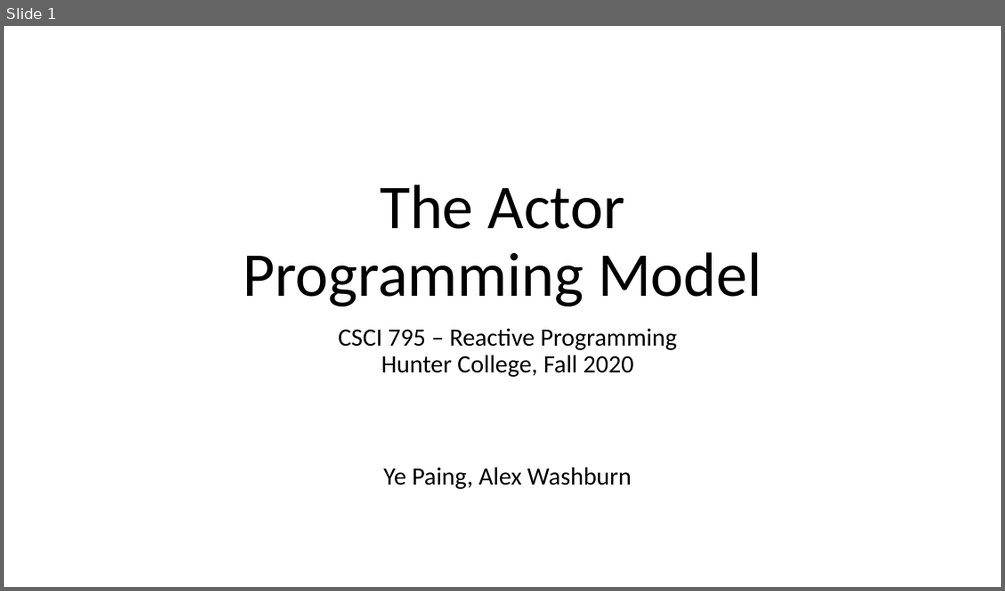
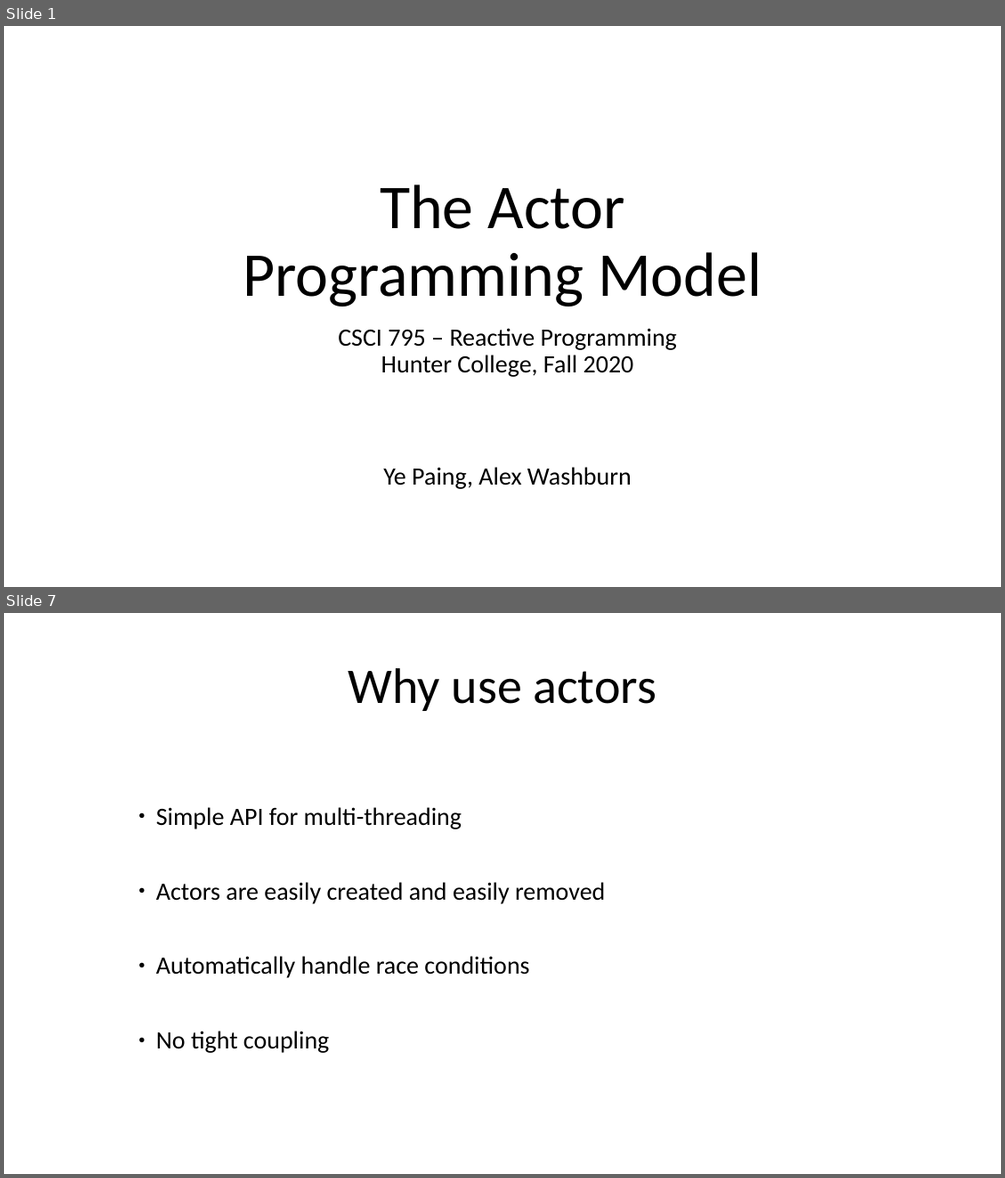
Before and after one commit to CSCI-49380-79526-Reactive-Programming/CSCI795_ReactiveProg_Project_Twitter_Stream_Scoring, a slide deck: CSCI795_FA20_Presentation_Paing_Washburn.pptx. Shown one above the other, each under a label of ours: slide 1 before the commit, slides 1 and 7 after it; the slides between them are not shown. The pictures are 1005x591 and 1005x1178 pixels, drawn with LibreOffice and Linux fonts; fonts in the diff are those of the drawing. Boxes give left, top, right and bottom in pixels: in the first picture for what was removed or moved away, otherwise in the second. Text is boxed around its words. In the diff, an @@ line names an element or a change of style, - is before the commit and + after.

```diff
--- a/CSCI795_FA20_Presentation_Paing_Washburn.pptx
+++ b/CSCI795_FA20_Presentation_Paing_Washburn.pptx
@@ slide 7 added at (x1=4, y1=613, x2=1001, y2=1174), background #FFFFFF @@
@@ text added at (x1=348, y1=668, x2=656, y2=711), 48 pt, text #000000 @@
+Why use actors
@@ text added at (x1=156, y1=807, x2=605, y2=1053), 24 pt, text #000000 @@
+● Simple API for multi-threading
+● Actors are easily created and easily removed
+● Automatically handle race conditions
+● No tight coupling
```
Also in this commit, not shown: 6 other slides added.
